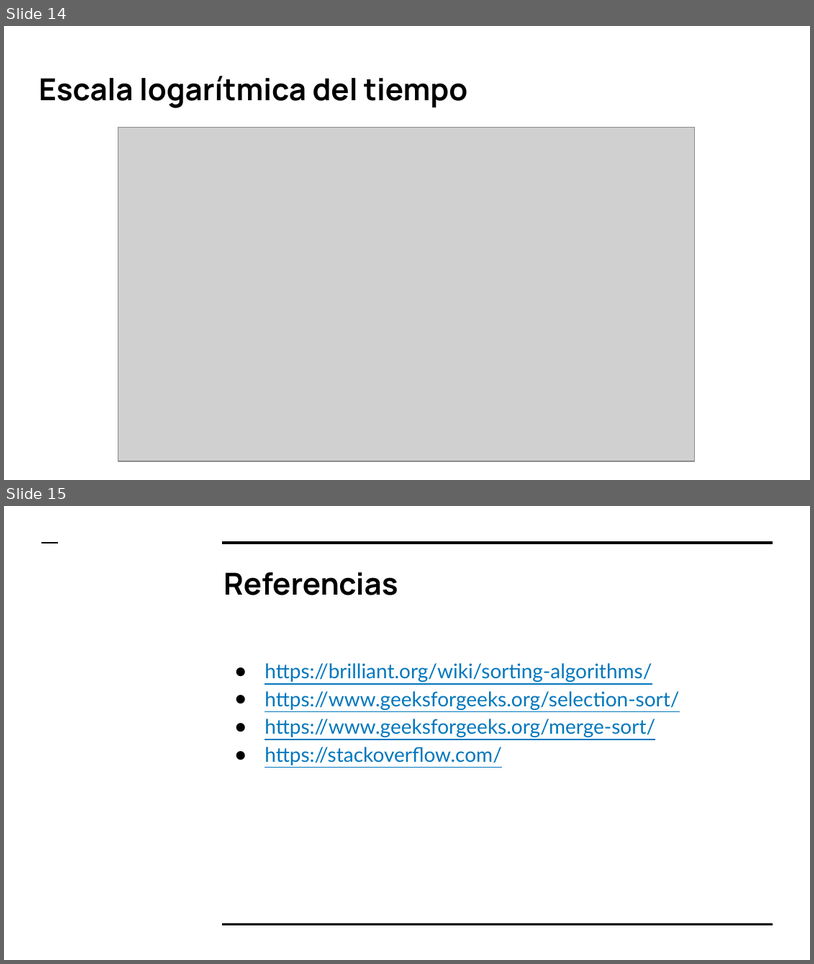
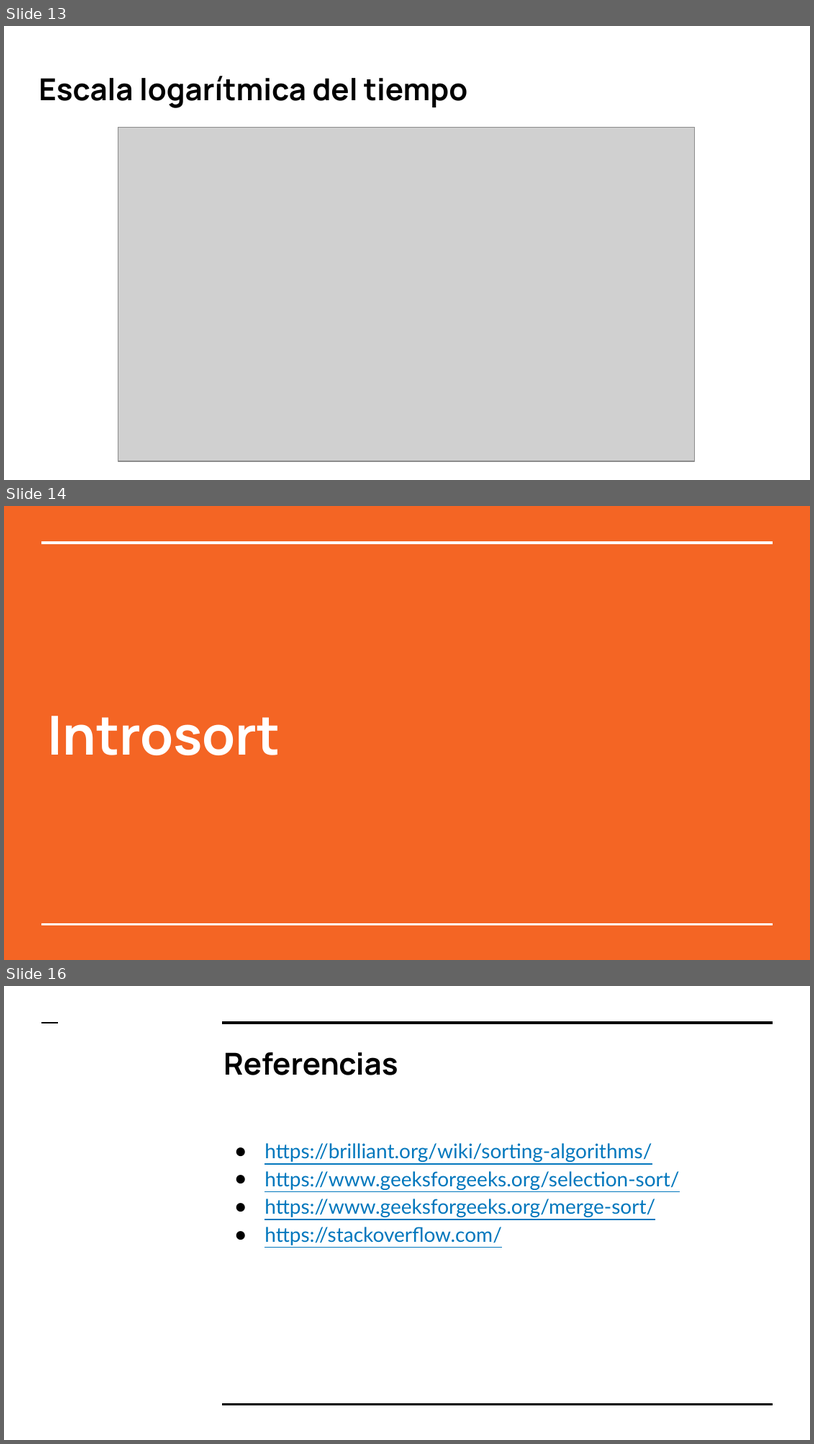
Before and after one commit to TheJoigoMan/aed-repo, a slide deck: Tarea Ordenamiento/Práctica de ordenamiento.pptx. Shown one above the other, each under a label of ours: slides 14 and 15 before the commit, slides 13, 14 and 16 after it; the slides between them are not shown. The pictures are 814x964 and 814x1444 pixels, drawn with LibreOffice and Linux fonts; fonts in the diff are those of the drawing; grey boxes stand for pictures. Boxes give left, top, right and bottom in pixels: in the first picture for what was removed or moved away, otherwise in the second. Text is boxed around its words. In the diff, an @@ line names an element or a change of style, - is before the commit and + after.

```diff
--- a/Tarea Ordenamiento/Práctica de ordenamiento.pptx
+++ b/Tarea Ordenamiento/Práctica de ordenamiento.pptx
@@ slide 14 added at (4,506,810,960), background #F46524 @@
@@ line added from (42, 542) to (773, 542), #FFFFFF 3 pt @@
@@ title added at (48,716,280,755), 48 pt, text #FFFFFF, bold @@
+Introsort
@@ line added from (42, 924) to (773, 924), #FFFFFF 1.5 pt @@
@@ what was slide 14 is now slide 13 @@
@@ what was slide 15 is now slide 16 @@
```
Also in this commit, not shown: 5 slides changed, 1 other slide added, 1 slide removed, 3 other files.
